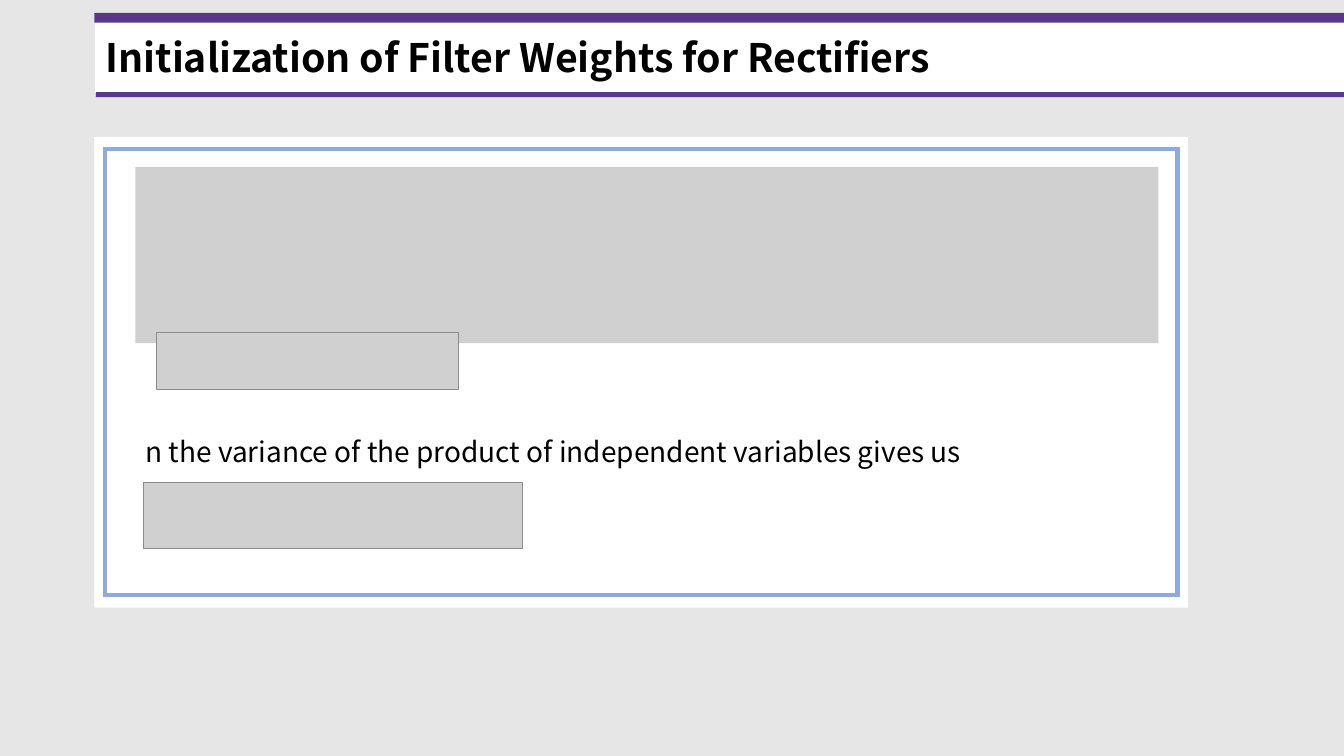
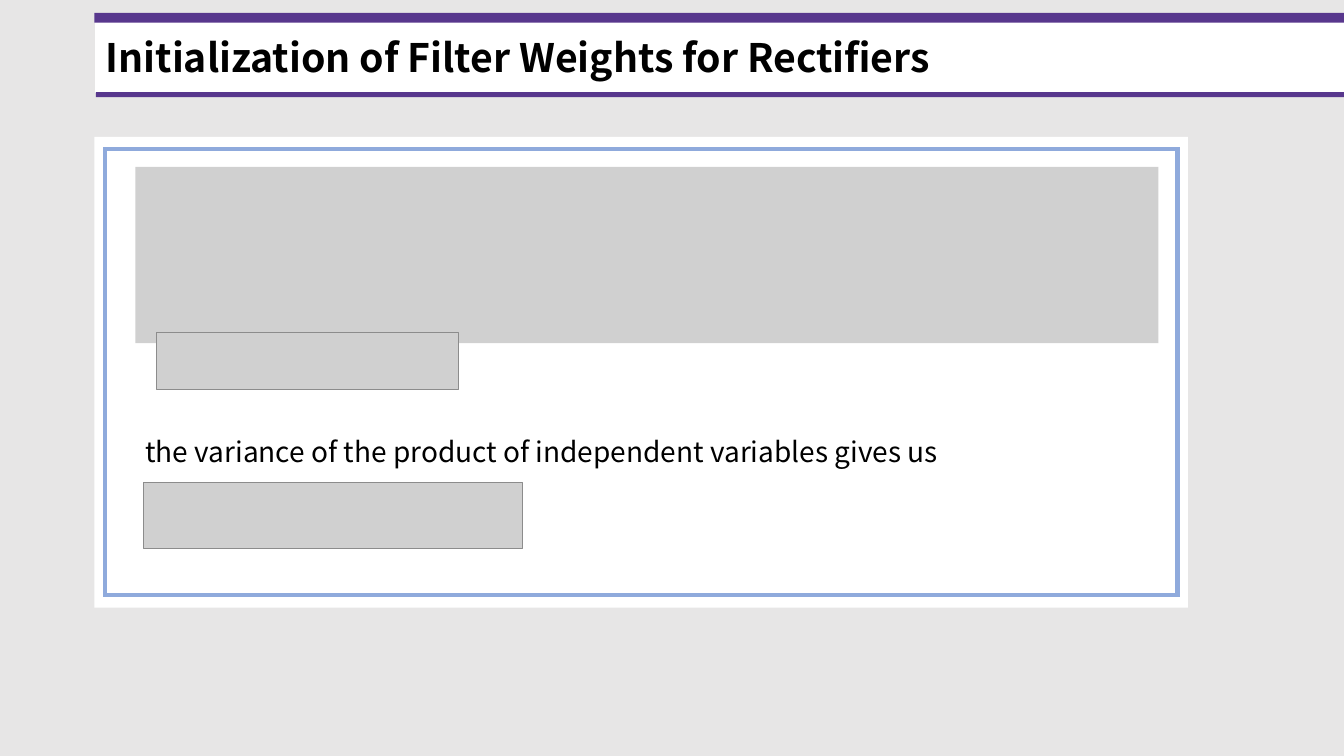
Before and after one commit to standing-o/Machine_Learning_Paper_Review, a slide deck: slide 11 of Paper.12_He_initialization/20211102_He_initialization.pptx (slide 12 before the commit). Drawn at 1344x756 pixels with LibreOffice and Linux fonts; fonts in the diff are those of the drawing; grey boxes stand for pictures. Boxes give left, top, right and bottom in pixels: in the first picture for what was removed or moved away, otherwise in the second. Text is boxed around its words. In the diff, an @@ line names an element or a change of style, - is before the commit and + after.

```diff
--- a/Paper.12_He_initialization/20211102_He_initialization.pptx
+++ b/Paper.12_He_initialization/20211102_He_initialization.pptx
@@ text at <box>145,439,938,469</box>: text changed @@
-n the variance of the product of independent variables gives us
+the variance of the product of independent variables gives us
```
Also in this commit, not shown: 2 other slides changed, 1 slide removed, 1 other file.
